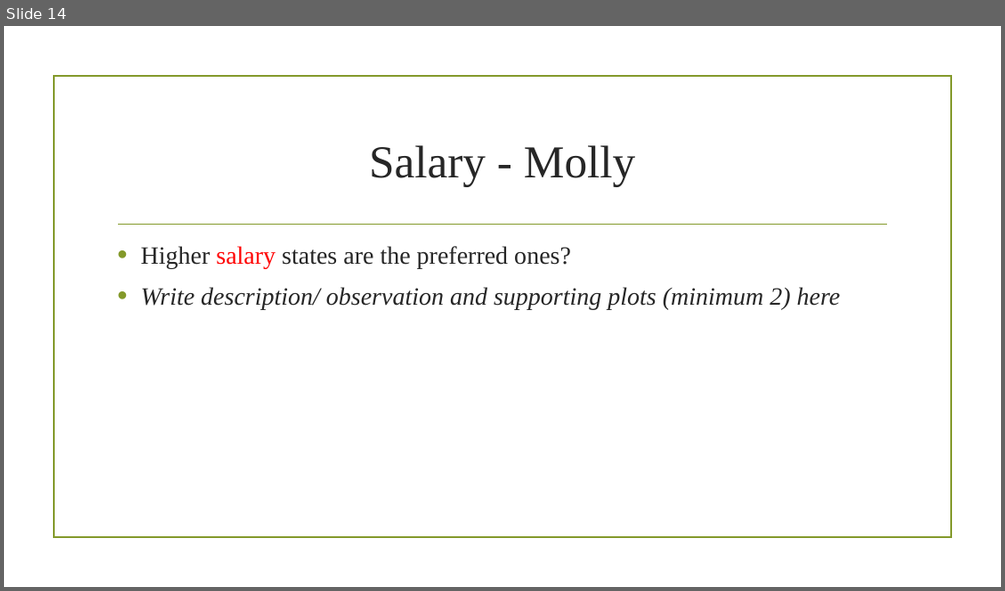
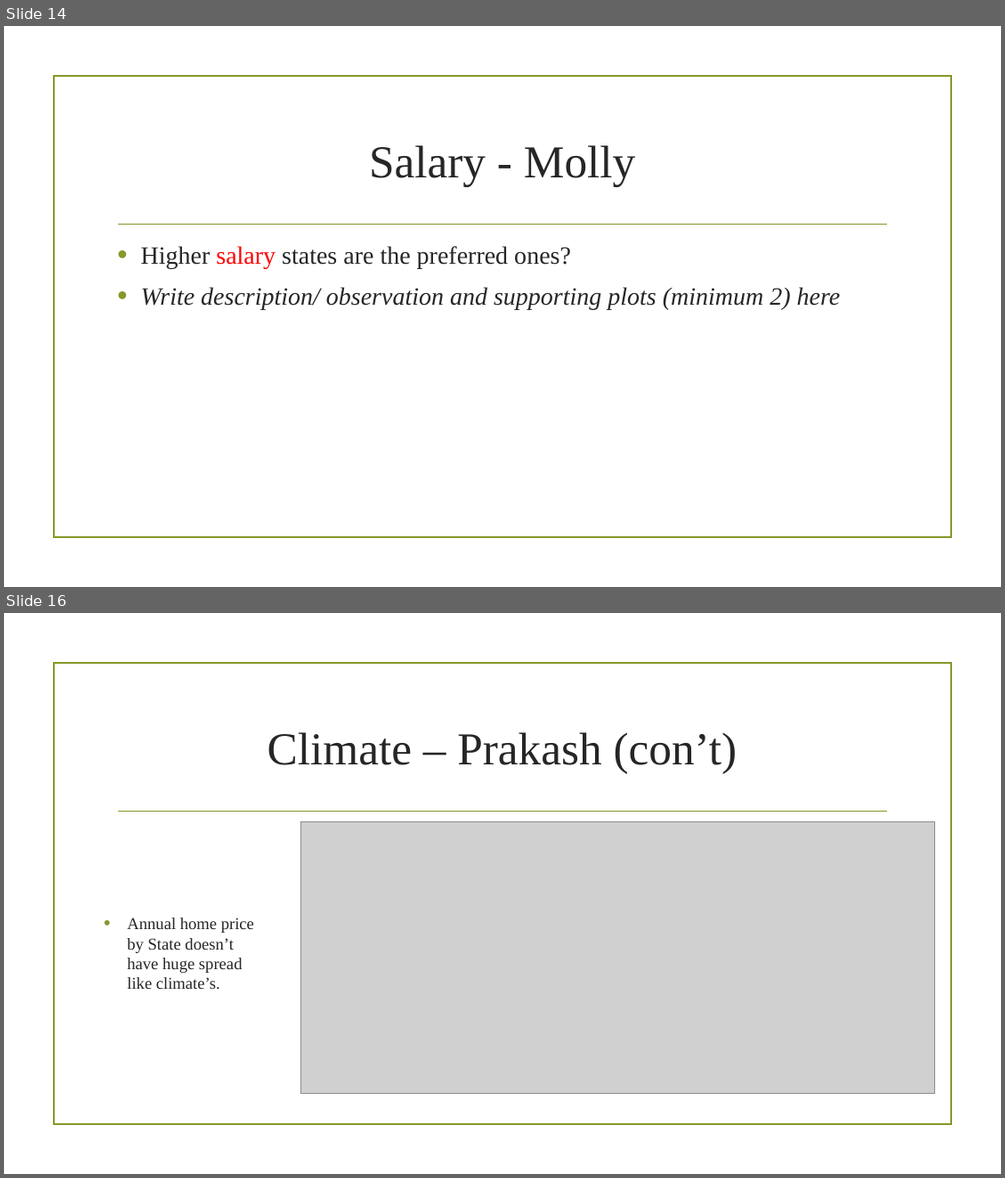
Before and after one commit to prakashbalasubramaniam/The_Incredible_Quad, a slide deck: Working_Presentation.pptx. Shown one above the other, each under a label of ours: slide 14 before the commit, slides 14 and 16 after it; the slides between them are not shown. The pictures are 1005x591 and 1005x1178 pixels, drawn with LibreOffice and Linux fonts; fonts in the diff are those of the drawing; grey boxes stand for pictures; background and template pictures are left out. Boxes give left, top, right and bottom in pixels: in the first picture for what was removed or moved away, otherwise in the second. Text is boxed around its words. In the diff, an @@ line names an element or a change of style, - is before the commit and + after.

Commit message:
Upload Climate Analysis script and saved plots. Update Working_Presentation with Climate analysis

```diff
--- a/Working_Presentation.pptx
+++ b/Working_Presentation.pptx
@@ slide 16 added at <box>4,613,1001,1174</box>, background picture (left out); not listed: 2 template elements that a slide beside it also shows @@
@@ title added at <box>267,732,737,774</box>, 44 pt, text #262626 @@
+Climate – Prakash (con’t)
@@ picture added at <box>301,822,934,1094</box> @@
@@ text added at <box>127,917,254,989</box>, 16 pt, text #262626 @@
+• Annual home price by State doesn’t have huge spread like climate’s.
```
Also in this commit, not shown: 1 slide changed, 2 other slides added, 1 slide removed, 4 other files.
